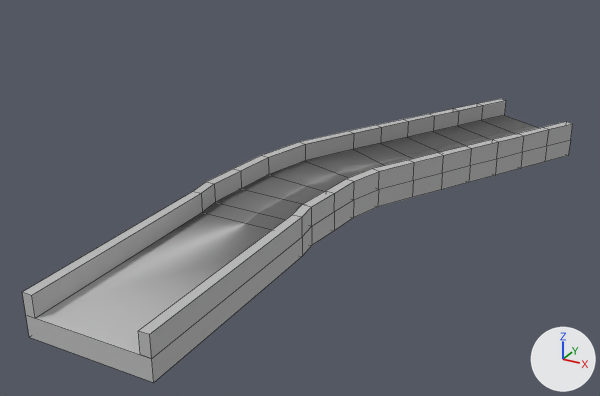
A saved change to the OBJ model TeamCDreamSaver/Models/Tracks/Forest/X - Slight Curve.obj.
Camera for both pictures: a 50 mm lens placed at (193.0, -188.0, 168.0), pointed at (5.0, 153.0, -3.0). Arrows for +X, +Y and +Z are at lower right; the lights stay in place. Mesh edges are drawn as thin lines. Where no turn or scale is listed for an object, it has been applied to the vertices. Vertices at the same position are counted once.

Names of what the first picture shows: 'X - Slight Curve'.
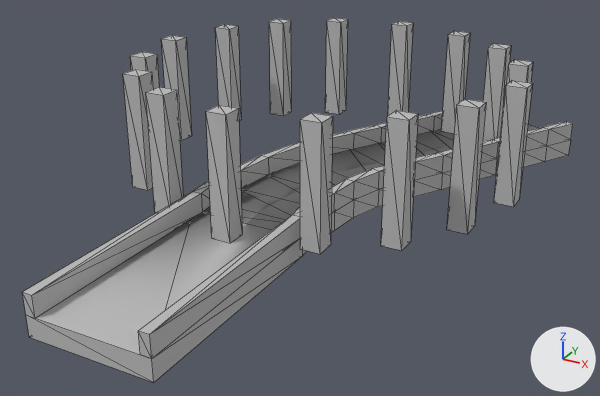
The change, as a diff of the scene's bpy script:
```diff
--- a/TeamCDreamSaver/Models/Tracks/Forest/X - Slight Curve.obj.py
+++ b/TeamCDreamSaver/Models/Tracks/Forest/X - Slight Curve.obj.py
@@ me_x___slight_curve @@
-me_x___slight_curve.from_pydata(...)  # 130 vertices, 147 faces; spans x -31.0..108.0, y 0.0..331.0, z -10.0..10.0
+me_x___slight_curve.from_pydata(...)  # 258 vertices, 486 faces; spans x -105.0..108.0, y 0.0..331.0, z -10.0..60.0
+# me_x___slight_curve part 1: a new loose piece, a box spanning x -5.0..5.0, y 288.0..298.0, z 0.0..60.0, in mat_initialshadinggroup (grey #bcbcbc)
+# me_x___slight_curve part 2: a new loose piece, a box spanning x -5.0..5.0, y 88.0..98.0, z 0.0..60.0, in mat_initialshadinggroup (grey #bcbcbc)
+# me_x___slight_curve part 3: a new loose piece, a box spanning x -105.0..-95.0, y 188.0..198.0, z 0.0..60.0, in mat_initialshadinggroup (grey #bcbcbc)
+# me_x___slight_curve part 4: a new loose piece, a box spanning x 95.0..105.0, y 188.0..198.0, z 0.0..60.0, in mat_initialshadinggroup (grey #bcbcbc)
+# me_x___slight_curve part 5: a new loose piece, a box spanning x -95.0..-85.0, y 228.0..238.0, z 0.0..60.0, in mat_initialshadinggroup (grey #bcbcbc)
+# me_x___slight_curve part 6: a new loose piece, a box spanning x -95.0..-85.0, y 148.0..158.0, z 0.0..60.0, in mat_initialshadinggroup (grey #bcbcbc)
+# me_x___slight_curve part 7: a new loose piece, a box spanning x 85.0..95.0, y 228.0..238.0, z 0.0..60.0, in mat_initialshadinggroup (grey #bcbcbc)
+# me_x___slight_curve part 8: a new loose piece, a box spanning x 85.0..95.0, y 148.0..158.0, z 0.0..60.0, in mat_initialshadinggroup (grey #bcbcbc)
+# me_x___slight_curve part 9: a new loose piece, a box spanning x 35.0..45.0, y 98.0..108.0, z 0.0..60.0, in mat_initialshadinggroup (grey #bcbcbc)
+# me_x___slight_curve part 10: a new loose piece, a box spanning x -45.0..-35.0, y 98.0..108.0, z 0.0..60.0, in mat_initialshadinggroup (grey #bcbcbc)
+# me_x___slight_curve part 11: a new loose piece, a box spanning x 35.0..45.0, y 278.0..288.0, z 0.0..60.0, in mat_initialshadinggroup (grey #bcbcbc)
+# me_x___slight_curve part 12: a new loose piece, a box spanning x -45.0..-35.0, y 278.0..288.0, z 0.0..60.0, in mat_initialshadinggroup (grey #bcbcbc)
+# me_x___slight_curve part 13: a new loose piece, a box spanning x 65.0..75.0, y 258.0..268.0, z 0.0..60.0, in mat_initialshadinggroup (grey #bcbcbc)
+# me_x___slight_curve part 14: a new loose piece, a box spanning x -75.0..-65.0, y 118.0..128.0, z 0.0..60.0, in mat_initialshadinggroup (grey #bcbcbc)
+# me_x___slight_curve part 15: a new loose piece, a box spanning x 65.0..75.0, y 118.0..128.0, z 0.0..60.0, in mat_initialshadinggroup (grey #bcbcbc)
+# me_x___slight_curve part 16: a new loose piece, a box spanning x -75.0..-65.0, y 258.0..268.0, z 0.0..60.0, in mat_initialshadinggroup (grey #bcbcbc)
+# me_x___slight_curve part 17
+# 147 faces are deleted
+# 294 new faces join them
 me_x___slight_curve.materials.append(mat_initialshadinggroup)
```

Changed parts and their boxes (x1, y1, x2, y2) in the pictures (600 x 396 px):
'X - Slight Curve', reshaped (28% taller): before (22, 99, 573, 383); after (22, 18, 573, 383)
part 1 of me_x___slight_curve, added: after (388, 21, 413, 115)
part 2 of me_x___slight_curve, added: after (206, 105, 242, 243)
part 3 of me_x___slight_curve, added: after (162, 35, 192, 140)
part 4 of me_x___slight_curve, added: after (494, 80, 533, 207)
part 5 of me_x___slight_curve, added: after (215, 24, 241, 121)
part 6 of me_x___slight_curve, added: after (130, 52, 159, 89)
part 7 of me_x___slight_curve, added: after (507, 59, 533, 84)
part 8 of me_x___slight_curve, added: after (447, 99, 486, 234)
part 9 of me_x___slight_curve, added: after (300, 113, 333, 254)
part 10 of me_x___slight_curve, added: after (146, 87, 183, 213)
part 11 of me_x___slight_curve, added: after (441, 31, 470, 134)
part 12 of me_x___slight_curve, added: after (325, 18, 348, 114)
part 13 of me_x___slight_curve, added: after (483, 43, 511, 141)
part 14 of me_x___slight_curve, added: after (123, 69, 153, 190)
part 15 of me_x___slight_curve, added: after (381, 110, 418, 251)
part 16 of me_x___slight_curve, added: after (269, 19, 291, 116)
part 17 of me_x___slight_curve, built on: before (22, 99, 571, 383); after (22, 111, 571, 383)
